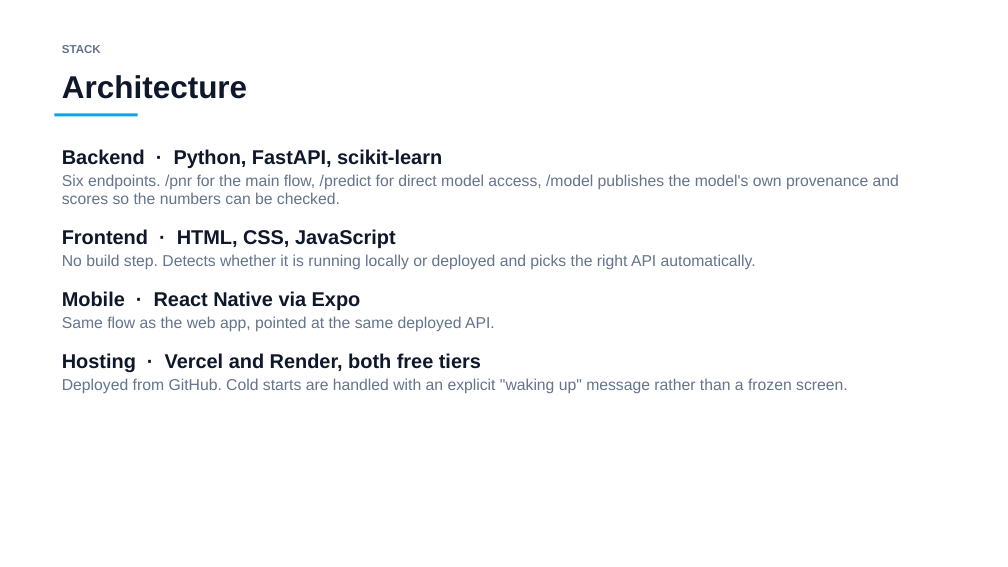
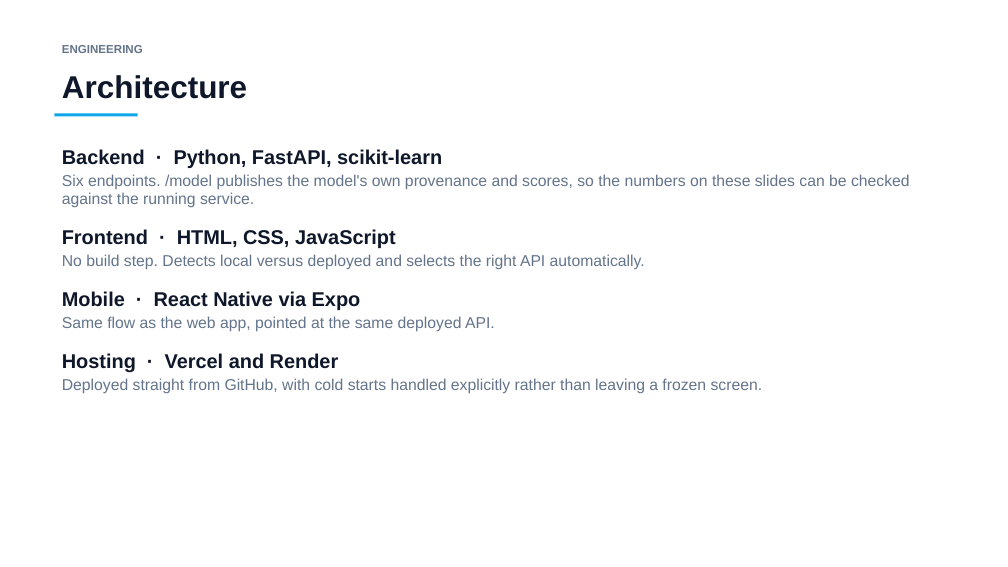
Before and after one commit to mohammadamir0762-arch/irctc, a slide deck: slide 15 of PS91_Presentation.pptx. Drawn at 1008x567 pixels with LibreOffice and Linux fonts; fonts in the diff are those of the drawing. Boxes give left, top, right and bottom in pixels: in the first picture for what was removed or moved away, otherwise in the second. Text is boxed around its words. In the diff, an @@ line names an element or a change of style, - is before the commit and + after.

```diff
--- a/PS91_Presentation.pptx
+++ b/PS91_Presentation.pptx
@@ text at (62, 45, 143, 53): text changed @@
-STACK
+ENGINEERING
@@ text at (62, 174, 910, 207): text changed @@
-Six endpoints. /pnr for the main flow, /predict for direct model access, /model publishes the model's own provenance and scores so the numbers can be checked.
+Six endpoints. /model publishes the model's own provenance and scores, so the numbers on these slides can be checked against the running service.
@@ text at (62, 254, 645, 270): text changed @@
-No build step. Detects whether it is running locally or deployed and picks the right API automatically.
+No build step. Detects local versus deployed and selects the right API automatically.
@@ text at (62, 353, 763, 394): text changed @@
-Hosting · Vercel and Render, both free tiers
-Deployed from GitHub. Cold starts are handled with an explicit "waking up" message rather than a frozen screen.
+Hosting · Vercel and Render
+Deployed straight from GitHub, with cold starts handled explicitly rather than leaving a frozen screen.
```
Also in this commit, not shown: 10 other slides changed, 5 slides added, 22 slides removed, 1 other file.
